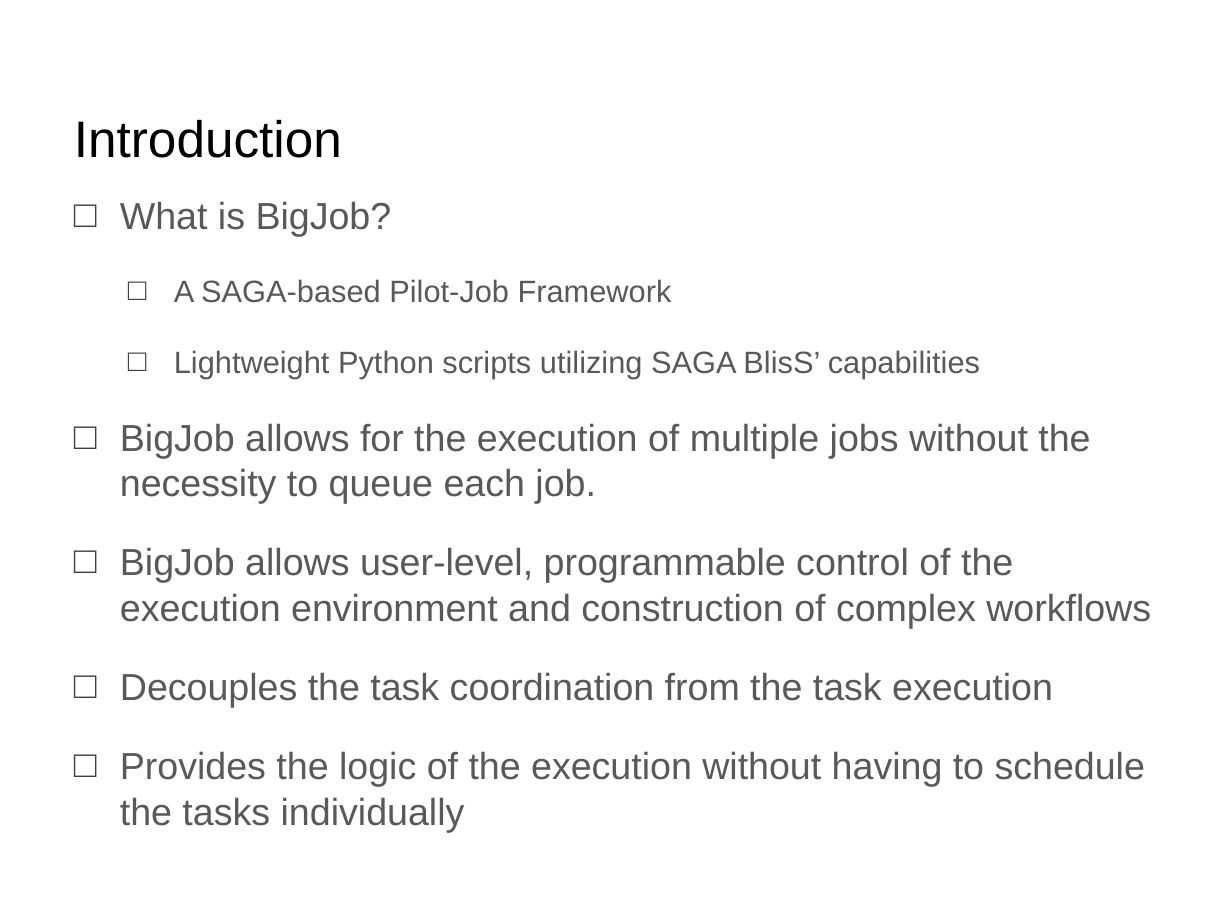
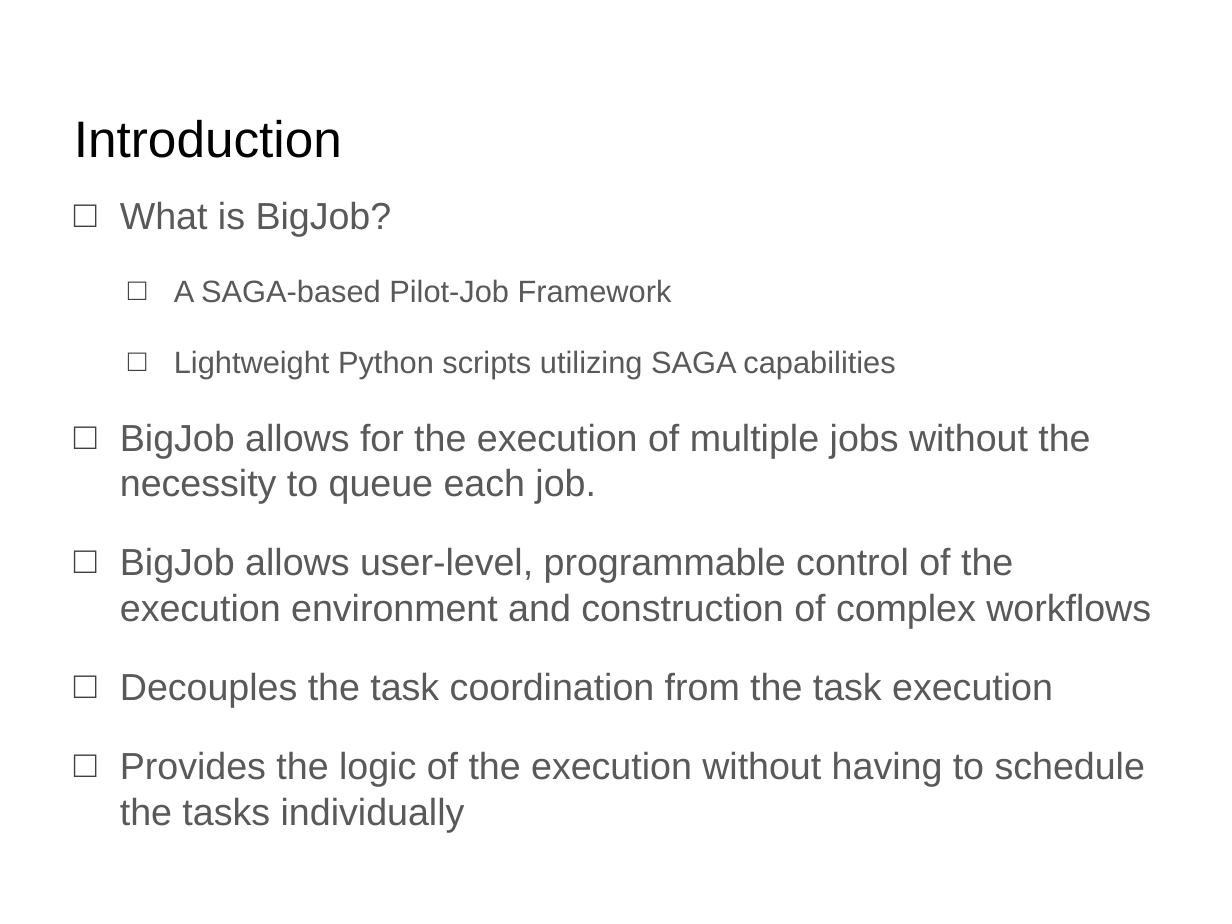
Before and after one commit to saga-project/presentations, a slide deck: slide 6 of Tutorials/2013-XSEDE-BigJob/BigJob-XSEDE-2013.pptx (slide 3 before the commit). Drawn at 1232x924 pixels with LibreOffice and Linux fonts; fonts in the diff are those of the drawing; background and template pictures are left out. Boxes give left, top, right and bottom in pixels: in the first picture for what was removed or moved away, otherwise in the second. Text is boxed around its words. In the diff, an @@ line names an element or a change of style, - is before the commit and + after.

```diff
--- a/Tutorials/2013-XSEDE-BigJob/BigJob-XSEDE-2013.pptx
+++ b/Tutorials/2013-XSEDE-BigJob/BigJob-XSEDE-2013.pptx
@@ text at bbox=[174, 350, 895, 378]: text changed @@
-  □ Lightweight Python scripts utilizing SAGA BlisS’ capabilities
+  □ Lightweight Python scripts utilizing SAGA capabilities
```
Also in this commit, not shown: 1 other slide changed, 3 slides added, 1 other file.
